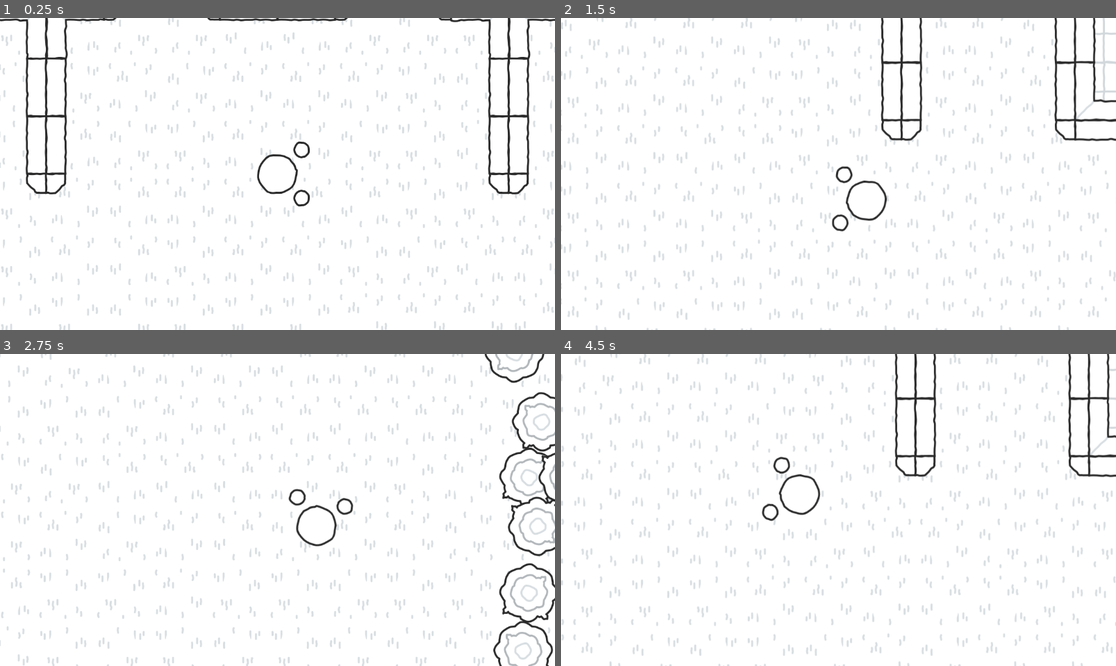
Above: before the commit, frames 1-4 (two rows, left to right).
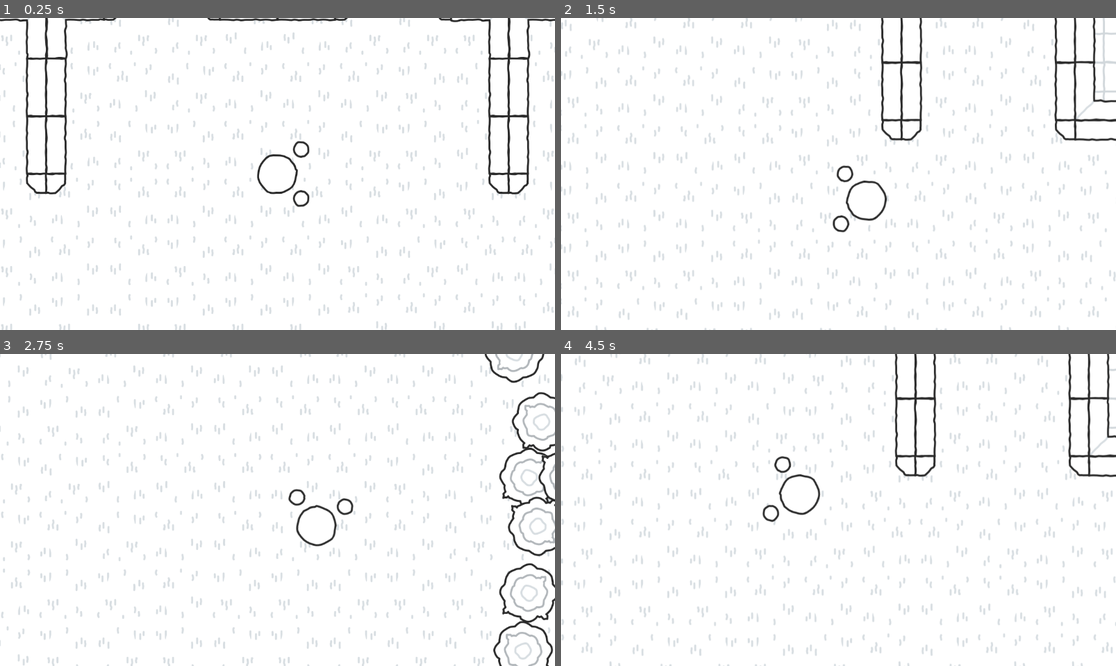
Above: after the commit, the same moments.

Repository: Josephblt/alchromist
Game: Godot game, scene res://scenes/tests/level_test.tscn
The game is run twice, just before and just after one commit, with the same random seed, the same clock (stepped at 60 frames per second) and the same inputs.
Inputs (mouse positions are in pixels of both pictures, inside the frame that each line leads up to):
- Up to frame 1 (0.25 s): no input
- Up to frame 2 (1.5 s): move the mouse to (960, 158) at 0.52 s; press the mouse at (960, 158) at 0.53 s; hold Right (Move Right) 0.53-1.28 s; move the mouse to (727, 189) at 1.27 s; release the mouse at (727, 189) at 1.28 s; hold Down (Move Down) from 1.28 s (still down); right-click (727, 189) at 1.35 s
- Up to frame 3 (2.75 s): move the mouse to (333, 441) at 2.02 s; release Down (Move Down) at 2.03 s; press the mouse at (333, 441) at 2.03 s; hold Right (Move Right) from 2.03 s (still down)
- Up to frame 4 (4.5 s): move the mouse to (810, 572) at 2.77 s; release Right (Move Right) at 2.78 s; release the mouse at (810, 572) at 2.78 s; hold Up (Move Up) 2.78-3.53 s; right-click (810, 572) at 2.85 s; move the mouse to (1005, 556) at 3.52 s; press the mouse at (1005, 556) at 3.53 s; hold Left (Move Left) from 3.53 s (still down); move the mouse to (672, 463) at 4.27 s; release the mouse at (672, 463) at 4.28 s; right-click (672, 463) at 4.35 s

The runs differ from the first frame. In frame 1, less than 0.1% of the frame differs, in the area x 52-56%, y 39-61%; in frame 2, 0.2%; in frame 3, less than 0.1%; in frame 4, 0.2%, in the area x 36-42%, y 32-54%.

Commit message:
Added Idle animations.

Diff:
--- a/scenes/character/character.tscn
+++ b/scenes/character/character.tscn
@@ -70,7 +70,87 @@
 
 [sub_resource type="AnimationNodeStateMachine" id="AnimationNodeStateMachine_q52vl"]
 
+[sub_resource type="Animation" id="Animation_q52vl"]
+resource_name = "body_idle"
+
+[sub_resource type="AnimationLibrary" id="AnimationLibrary_l884r"]
+_data = {
+&"body_idle": SubResource("Animation_q52vl")
+}
+
+[sub_resource type="AnimationNodeAnimation" id="AnimationNodeAnimation_q52vl"]
+animation = &"hands_idle"
+
+[sub_resource type="AnimationNodeStateMachineTransition" id="AnimationNodeStateMachineTransition_l884r"]
+reset = false
+advance_mode = 2
+
 [sub_resource type="AnimationNodeStateMachine" id="AnimationNodeStateMachine_l884r"]
+states/hands_idle/node = SubResource("AnimationNodeAnimation_q52vl")
+states/hands_idle/position = Vector2(526, 100)
+transitions = ["Start", "hands_idle", SubResource("AnimationNodeStateMachineTransition_l884r")]
+
+[sub_resource type="Animation" id="Animation_l884r"]
+length = 0.001
+tracks/0/type = "value"
+tracks/0/imported = false
+tracks/0/enabled = true
+tracks/0/path = NodePath("../../LeftHandIK:position")
+tracks/0/interp = 1
+tracks/0/loop_wrap = true
+tracks/0/keys = {
+"times": PackedFloat32Array(0),
+"transitions": PackedFloat32Array(1),
+"update": 0,
+"values": [Vector2(-50, -50)]
+}
+tracks/1/type = "value"
+tracks/1/imported = false
+tracks/1/enabled = true
+tracks/1/path = NodePath("../../RightHandIK:position")
+tracks/1/interp = 1
+tracks/1/loop_wrap = true
+tracks/1/keys = {
+"times": PackedFloat32Array(0),
+"transitions": PackedFloat32Array(1),
+"update": 0,
+"values": [Vector2(50, -50)]
+}
+
+[sub_resource type="Animation" id="Animation_0rlhq"]
+resource_name = "hands_idle"
+length = 1.5
+loop_mode = 1
+tracks/0/type = "value"
+tracks/0/imported = false
+tracks/0/enabled = true
+tracks/0/path = NodePath("../../LeftHandIK:position")
+tracks/0/interp = 1
+tracks/0/loop_wrap = true
+tracks/0/keys = {
+"times": PackedFloat32Array(0, 0.75),
+"transitions": PackedFloat32Array(1, 1),
+"update": 0,
+"values": [Vector2(-52, -48), Vector2(-48, -52)]
+}
+tracks/1/type = "value"
+tracks/1/imported = false
+tracks/1/enabled = true
+tracks/1/path = NodePath("../../RightHandIK:position")
+tracks/1/interp = 1
+tracks/1/loop_wrap = true
+tracks/1/keys = {
+"times": PackedFloat32Array(0, 0.75),
+"transitions": PackedFloat32Array(1, 1),
+"update": 0,
+"values": [Vector2(52, -48), Vector2(48, -52)]
+}
+
+[sub_resource type="AnimationLibrary" id="AnimationLibrary_oe6dy"]
+_data = {
+&"RESET": SubResource("Animation_l884r"),
+&"hands_idle": SubResource("Animation_0rlhq")
+}
 
 [node name="Character" type="CharacterBody2D"]
 motion_mode = 1
@@ -171,11 +251,21 @@
 [node name="Animations" type="Node" parent="."]
 
 [node name="BodyAnimationTree" type="AnimationTree" parent="Animations"]
+root_node = NodePath(".")
 tree_root = SubResource("AnimationNodeStateMachine_q52vl")
+anim_player = NodePath("BodyAnimationPlayer")
 
 [node name="BodyAnimationPlayer" type="AnimationPlayer" parent="Animations/BodyAnimationTree"]
+libraries = {
+&"": SubResource("AnimationLibrary_l884r")
+}
 
 [node name="HandsAnimationTree" type="AnimationTree" parent="Animations"]
+root_node = NodePath(".")
 tree_root = SubResource("AnimationNodeStateMachine_l884r")
+anim_player = NodePath("HandsAnimationPlayer")
 
 [node name="HandsAnimationPlayer" type="AnimationPlayer" parent="Animations/HandsAnimationTree"]
+libraries = {
+&"": SubResource("AnimationLibrary_oe6dy")
+}
Not shown: 1 places in scenes/character/character.tscn that only renumber resources
